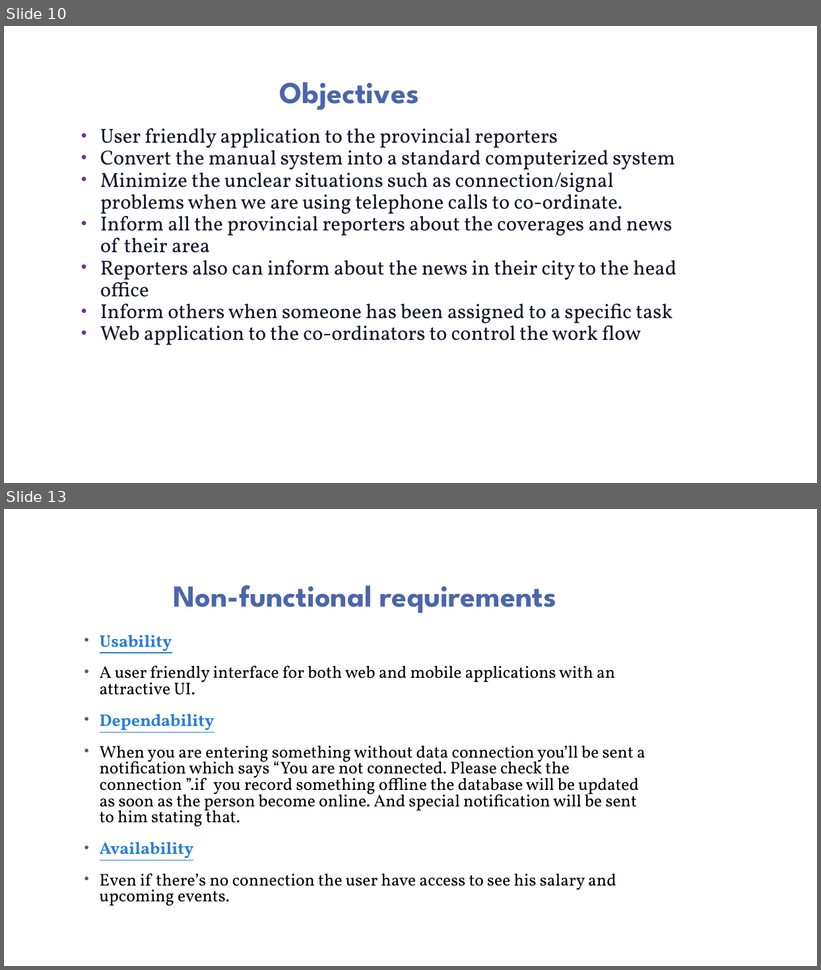
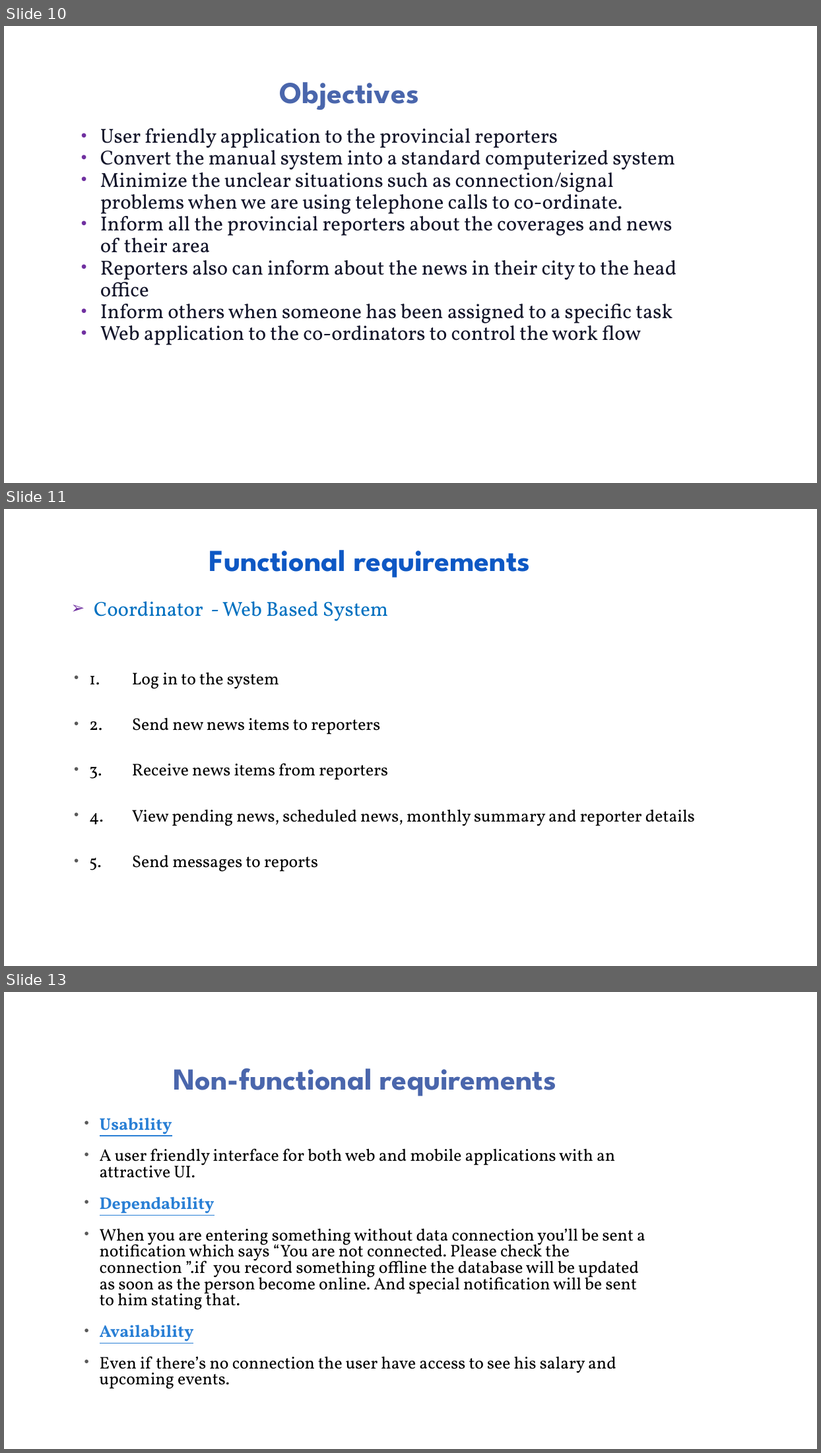
Before and after one commit to Dhanushka-Sanjaya/2nd-year-Group-Project, a slide deck: presentation/GROUP 13.pptx. Shown one above the other, each under a label of ours: slides 10 and 13 before the commit, slides 10, 11 and 13 after it; the slides between them are not shown. The pictures are 821x970 and 821x1453 pixels, drawn with LibreOffice and Linux fonts; fonts in the diff are those of the drawing; background and template pictures are left out. Boxes give left, top, right and bottom in pixels: in the first picture for what was removed or moved away, otherwise in the second. Text is boxed around its words. In the diff, an @@ line names an element or a change of style, - is before the commit and + after.

```diff
--- a/presentation/GROUP 13.pptx
+++ b/presentation/GROUP 13.pptx
@@ slide 11 added at <box>4,509,817,966</box>, background picture (left out) @@
@@ title added at <box>209,550,531,578</box>, 36 pt, text #0E58C4, bold @@
+Functional requirements
@@ text added at <box>89,601,695,872</box>, 20 pt, text #000000 @@
+➢ Coordinator - Web Based System
+• 1. Log in to the system
+• 2. Send new news items to reporters
+• 3. Receive news items from reporters
+• 4. View pending news, scheduled news, monthly summary and reporter details
+• 5. Send messages to reports
```
Also in this commit, not shown: 2 slides changed, 4 other slides added, 4 slides removed, 2 other files.
